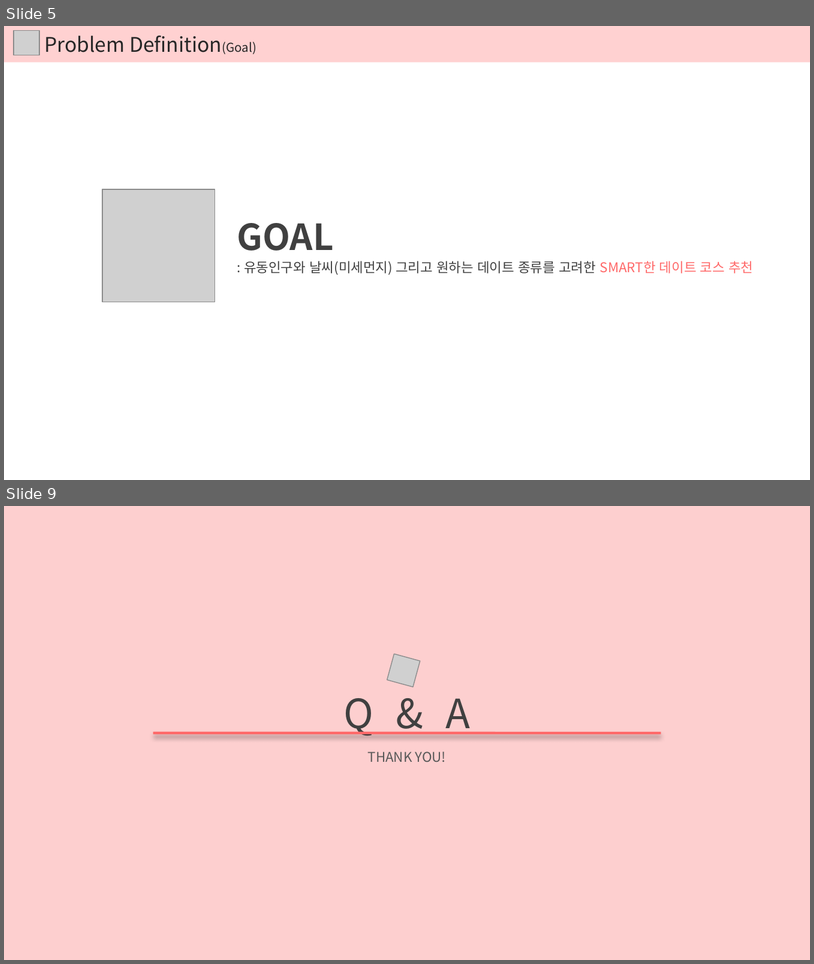
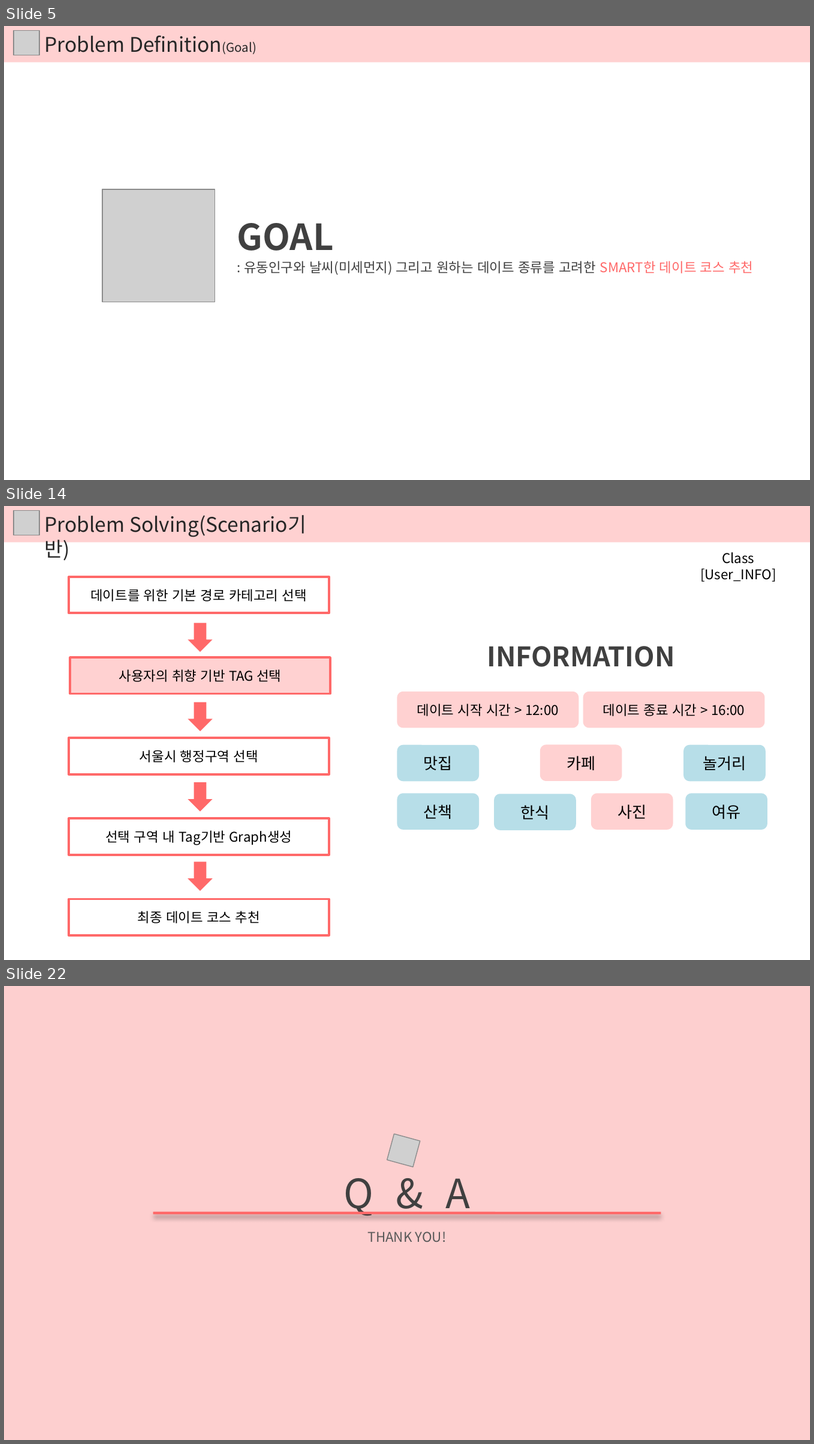
Before and after one commit to DokyeongKwon/DataStructureDesign-2018-2, a slide deck: 02. Problem Solving/서울 데이트 코스 추천 Problem Solving.pptx. Shown one above the other, each under a label of ours: slides 5 and 9 before the commit, slides 5, 14 and 22 after it; the slides between them are not shown. The pictures are 814x964 and 814x1444 pixels, drawn with LibreOffice and Linux fonts; fonts in the diff are those of the drawing; grey boxes stand for pictures; background and template pictures are left out. Boxes give left, top, right and bottom in pixels: in the first picture for what was removed or moved away, otherwise in the second. Text is boxed around its words. In the diff, an @@ line names an element or a change of style, - is before the commit and + after.

Commit message:
Problem Solving_Ver1.1
Problem Solving 문서 업데이트 자료

```diff
--- a/02. Problem Solving/서울 데이트 코스 추천 Problem Solving.pptx
+++ b/02. Problem Solving/서울 데이트 코스 추천 Problem Solving.pptx
@@ slide 14 added at box(4, 506, 810, 960), background #FFFFFF @@
@@ rectangle added at box(4, 506, 810, 542), fill #FFD1D1 @@
@@ picture added at box(14, 511, 39, 536) @@
@@ text added at box(44, 515, 307, 537), 18 pt, text #262626 @@
+Problem Solving(Scenario기반)
@@ text added at box(701, 552, 777, 582), 12 pt, text #000000 @@
+Class [User_INFO]
@@ rectangle added at box(69, 577, 329, 613), outline #FF6969 2 pt, 12 pt, text #000000 @@
+데이트를 위한 기본 경로 카테고리 선택
@@ down arrow added at box(188, 623, 213, 652), fill #FF6969 @@
@@ text added at box(487, 646, 675, 667), 24 pt, text #404040, bold @@
+INFORMATION
@@ rectangle added at box(70, 658, 330, 694), fill #FFD1D1, outline #FF6969 2 pt, 12 pt, text #000000 @@
+사용자의 취향 기반 TAG 선택
@@ down arrow added at box(188, 702, 213, 731), fill #FF6969 @@
@@ rounded rectangle added at box(398, 691, 579, 728), fill #FFD1D1, 12 pt, text #000000 @@
+데이트 시작 시간 > 12:00
@@ rounded rectangle added at box(584, 691, 765, 728), fill #FFD1D1, 12 pt, text #000000 @@
+데이트 종료 시간 > 16:00
@@ rectangle added at box(69, 738, 329, 774), outline #FF6969 2 pt, 12 pt, text #000000 @@
+서울시 행정구역 선택
@@ rounded rectangle added at box(398, 745, 480, 781), fill #B7DEE8, 14 pt, text #000000 @@
+맛집
@@ rounded rectangle added at box(540, 745, 623, 781), fill #FFD1D1, 14 pt, text #000000 @@
+카페
@@ rounded rectangle added at box(684, 745, 766, 781), fill #B7DEE8, 14 pt, text #000000 @@
+놀거리
@@ down arrow added at box(188, 782, 213, 811), fill #FF6969 @@
@@ rounded rectangle added at box(398, 793, 480, 829), fill #B7DEE8, 14 pt, text #000000 @@
+산책
@@ rounded rectangle added at box(591, 793, 674, 829), fill #FFD1D1, 14 pt, text #000000 @@
+사진
@@ rounded rectangle added at box(686, 793, 768, 829), fill #B7DEE8, 14 pt, text #000000 @@
+여유
@@ rounded rectangle added at box(494, 794, 576, 830), fill #B7DEE8, 14 pt, text #000000 @@
+한식
@@ rectangle added at box(69, 818, 329, 855), outline #FF6969 2 pt, 12 pt, text #000000 @@
+선택 구역 내 Tag기반 Graph생성
@@ down arrow added at box(188, 862, 213, 891), fill #FF6969 @@
@@ rectangle added at box(69, 899, 329, 935), outline #FF6969 2 pt, 12 pt, text #000000 @@
+최종 데이트 코스 추천
@@ what was slide 9 is now slide 22 @@
```
Also in this commit, not shown: 3 slides changed, 13 other slides added, 1 slide removed, 2 other files.
